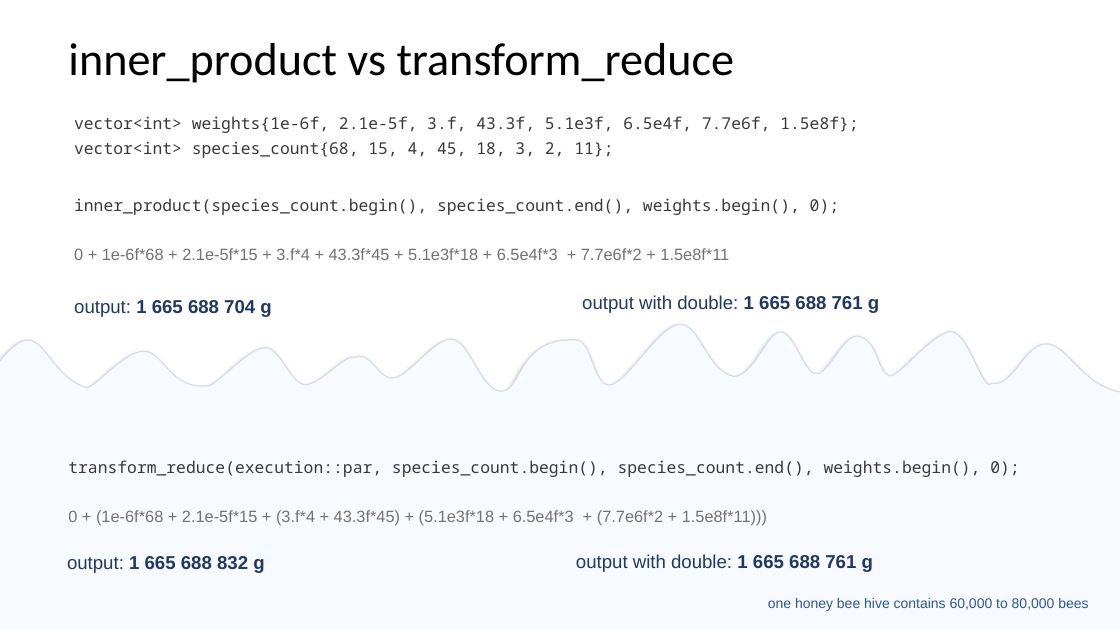
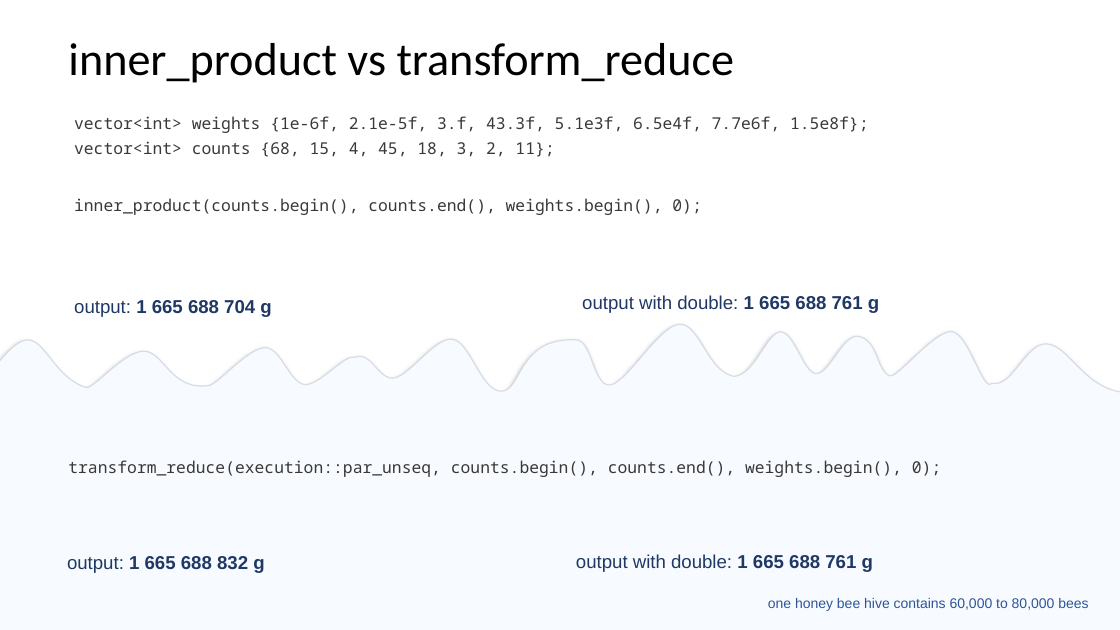
Before and after one commit to EmptySquareBubble/StoriesFromAParallelUniverse-, a slide deck: slide 19 of stories_from_a_paralel_universe.pptx. Drawn at 1120x630 pixels with LibreOffice and Linux fonts; fonts in the diff are those of the drawing. Boxes give left, top, right and bottom in pixels: in the first picture for what was removed or moved away, otherwise in the second. Text is boxed around its words. In the diff, an @@ line names an element or a change of style, - is before the commit and + after.

```diff
--- a/stories_from_a_paralel_universe.pptx
+++ b/stories_from_a_paralel_universe.pptx
@@ text at box(74, 116, 868, 157): text changed @@
-vector<int> weights{1e-6f, 2.1e-5f, 3.f, 43.3f, 5.1e3f, 6.5e4f, 7.7e6f, 1.5e8f};
-vector<int> species_count{68, 15, 4, 45, 18, 3, 2, 11};
+vector<int> weights {1e-6f, 2.1e-5f, 3.f, 43.3f, 5.1e3f, 6.5e4f, 7.7e6f, 1.5e8f};
+vector<int> counts {68, 15, 4, 45, 18, 3, 2, 11};
@@ text at box(74, 198, 701, 215): text changed @@
-inner_product(species_count.begin(), species_count.end(), weights.begin(), 0);
-0 + 1e-6f*68 + 2.1e-5f*15 + 3.f*4 + 43.3f*45 + 5.1e3f*18 + 6.5e4f*3 + 7.7e6f*2 + 1.5e8f*11
+inner_product(counts.begin(), counts.end(), weights.begin(), 0);
@@ text at box(68, 460, 941, 477): text changed @@
-transform_reduce(execution::par, species_count.begin(), species_count.end(), weights.begin(), 0);
-0 + (1e-6f*68 + 2.1e-5f*15 + (3.f*4 + 43.3f*45) + (5.1e3f*18 + 6.5e4f*3 + (7.7e6f*2 + 1.5e8f*11)))
+transform_reduce(execution::par_unseq, counts.begin(), counts.end(), weights.begin(), 0);
```
Also in this commit, not shown: 13 other slides changed, 4 slides added, 1 slide removed, 2 other files.
